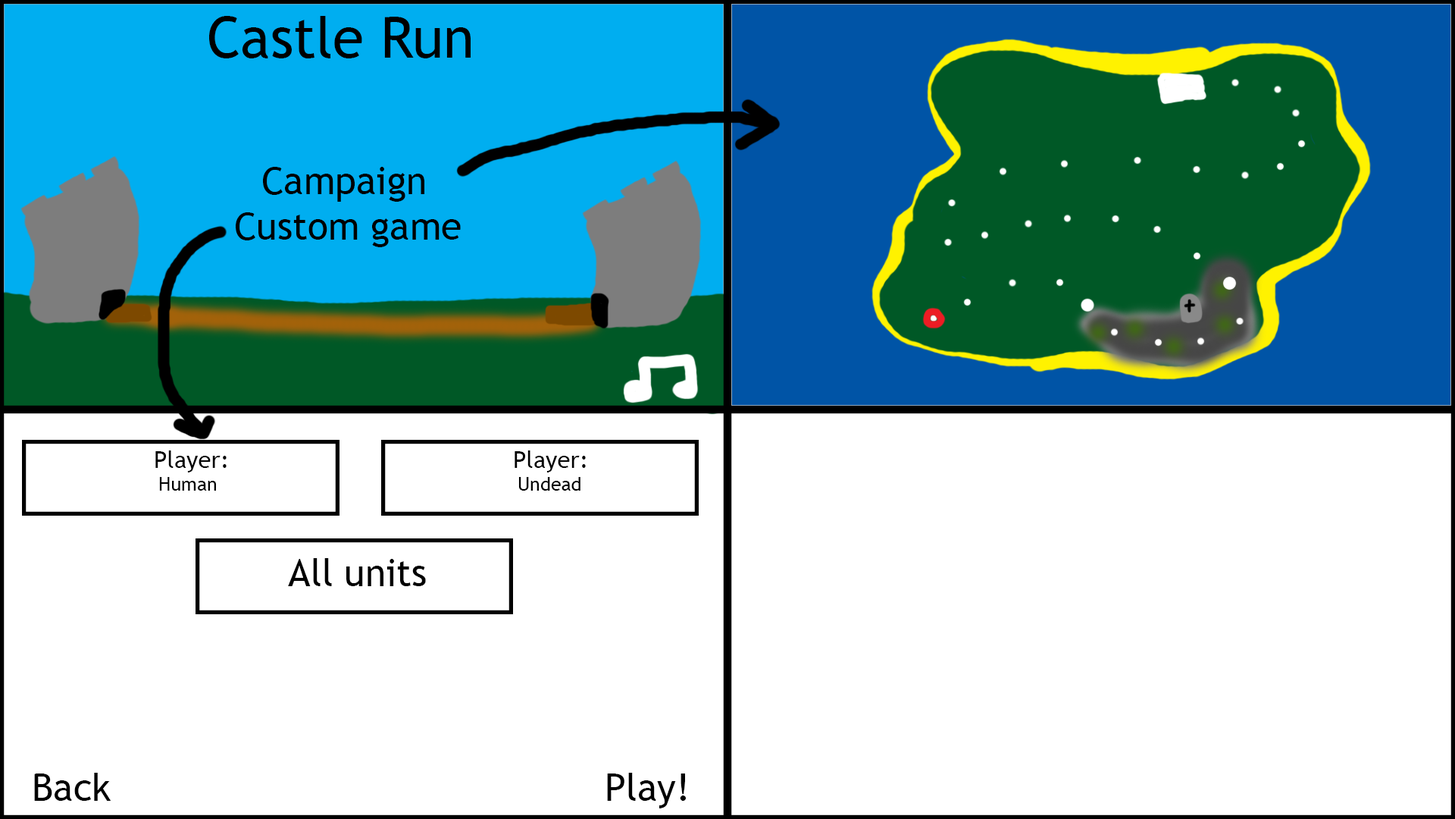
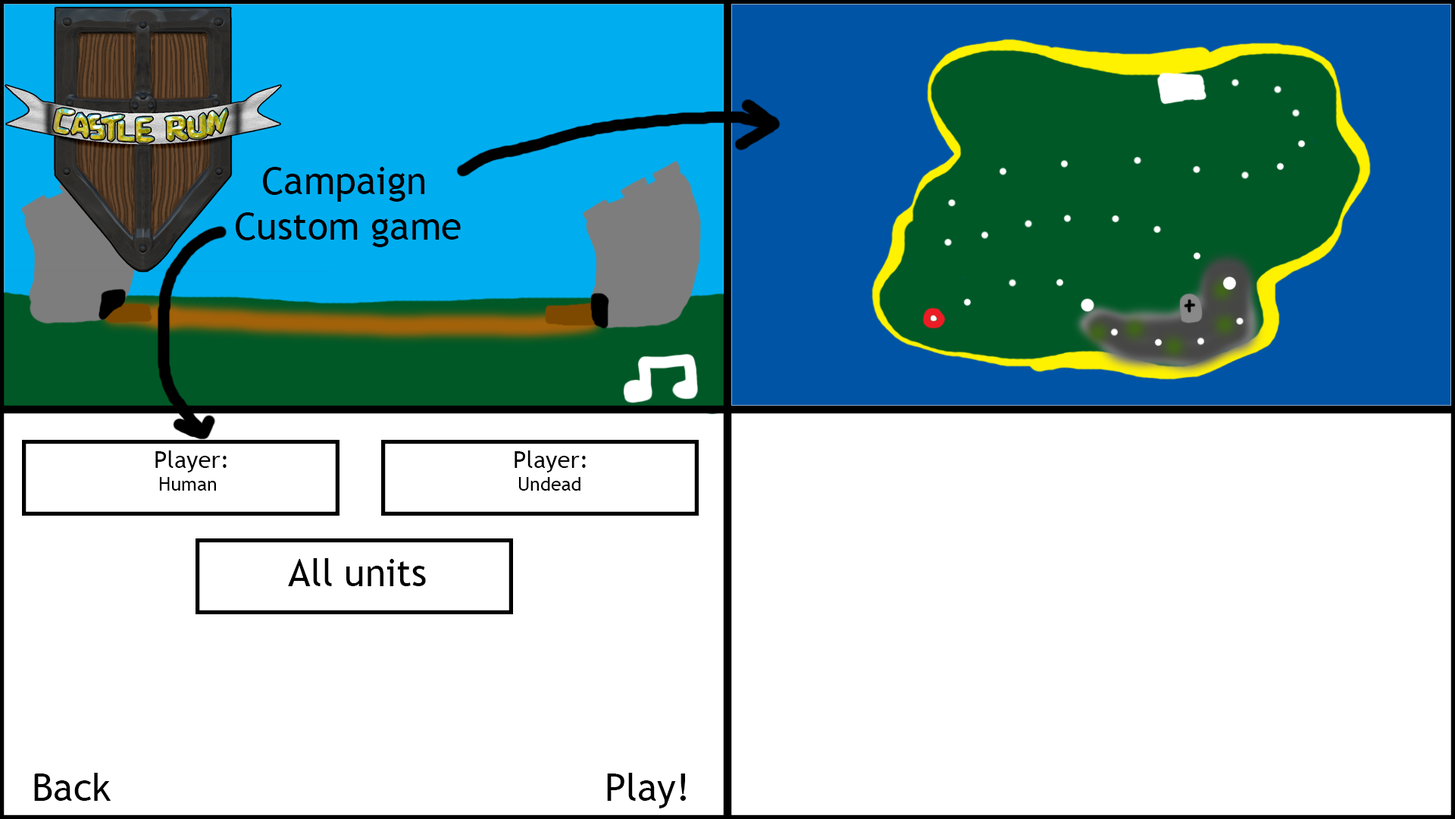
Revision of a layered (1455, 819) image; what changed, layer by layer:
added layer "Layer 20" above "Back Play!" over [3, 6, 327, 273]
renamed "Castle Run Campaign Custom game" to "Campaign Custom game", painted on it over [209, 15, 471, 204]
